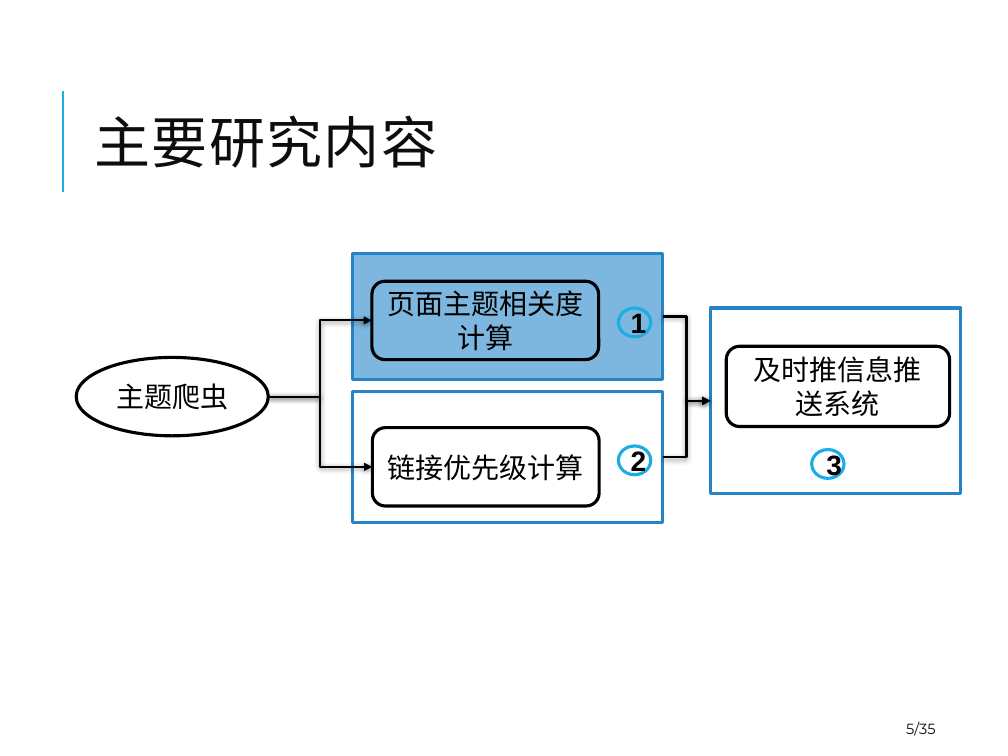
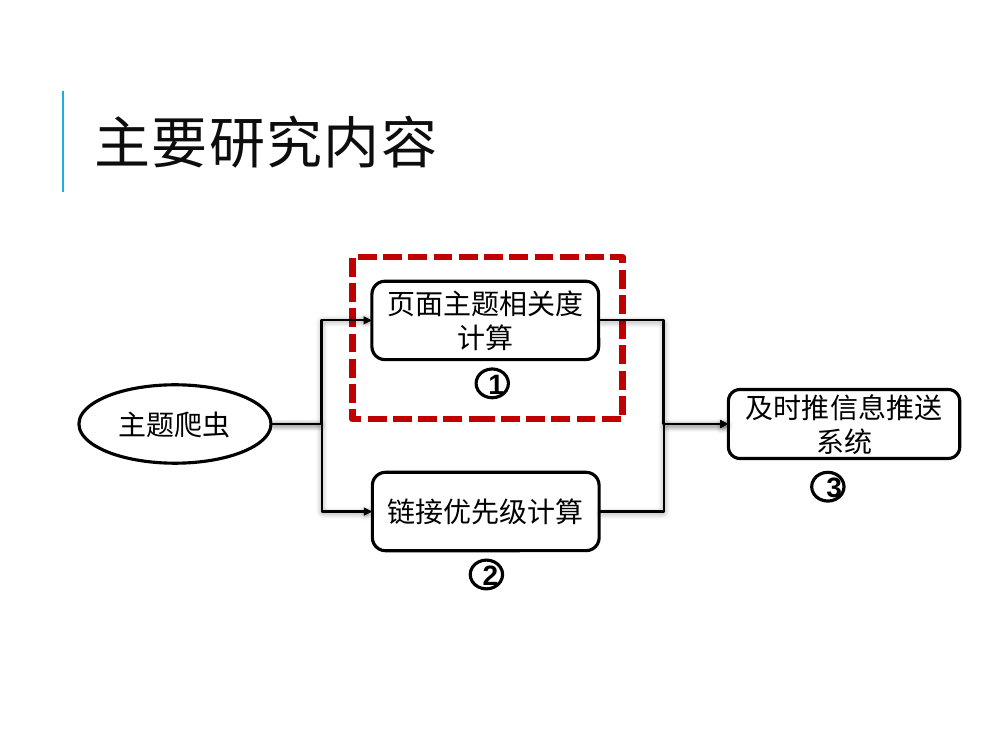
Before and after one commit to winniehajing/paper, a slide deck: slide 5 of 2012223040119-Defense-20150515-goahead.pptx. Drawn at 1008x756 pixels with LibreOffice and Linux fonts; fonts in the diff are those of the drawing. Boxes give left, top, right and bottom in pixels: in the first picture for what was removed or moved away, otherwise in the second. Text is boxed around its words. In the diff, an @@ line names an element or a change of style, - is before the commit and + after.

```diff
--- a/2012223040119-Defense-20150515-goahead.pptx
+++ b/2012223040119-Defense-20150515-goahead.pptx
@@ rectangle: place and size @@
-rectangle at [352,253,662,379]
+rectangle at [353,257,623,419]
@@ rectangle at [353,257,623,419]: fill #0070C0 at 51% opacity to none; outline #2683C6 2.25 pt to #C00000 4.5 pt dashed @@
@@ rounded rectangle "页面主题相关度计算" at [372,281,599,360]: fill #7DB6DF to #FFFFFF @@
@@ elbow arrow moved from (268, 397) - (372, 321) to (271, 424) - (372, 321) @@
@@ elbow arrow moved from (662, 317) - (711, 401) to (599, 321) - (729, 424) @@
@@ rectangle removed at [711,308,962,494] @@
@@ ellipse "主题爬虫": place and size @@
-ellipse "主题爬虫" at [77,358,269,436]
+ellipse "主题爬虫" at [79,385,271,464]
@@ ellipse "1": place and size @@
-ellipse "1" at [618,308,650,338]
+ellipse "1" at [476,369,508,398]
@@ ellipse "1" at [476,369,508,398]: fill #7DB6DF to none; outline #1CADE4 2.25 pt to #000000 2.25 pt @@
@@ rounded rectangle "及时推信息推送系统": place and size @@
-rounded rectangle "及时推信息推送系统" at [726,347,950,427]
+rounded rectangle "及时推信息推送系统" at [729,389,961,459]
@@ rectangle removed at [352,391,662,522] @@
@@ elbow arrow moved from (268, 397) - (372, 467) to (271, 424) - (372, 511) @@
@@ elbow arrow moved from (662, 458) - (711, 401) to (599, 511) - (729, 424) @@
@@ rounded rectangle "链接优先级计算": place and size @@
-rounded rectangle "链接优先级计算" at [372,427,599,506]
+rounded rectangle "链接优先级计算" at [372,473,599,551]
@@ rounded rectangle "链接优先级计算" at [372,473,599,551]: fill #FFFFFF to none @@
@@ ellipse "3": place and size @@
-ellipse "3" at [811,450,844,479]
+ellipse "3" at [811,473,844,502]
@@ ellipse "3" at [811,473,844,502]: fill #FFFFFF to none; outline #1CADE4 2.25 pt to #000000 2.25 pt @@
@@ ellipse "2" at [471,560,503,590]: fill #FFFFFF to none; outline #1CADE4 2.25 pt to #000000 2.25 pt @@
@@ ellipse "2": place and size @@
-ellipse "2" at [618,446,650,475]
+ellipse "2" at [471,560,503,590]
@@ page number removed at [906,721,936,736] @@
-5/35
```
Also in this commit, not shown: 45 other slides changed, 3 other files.
